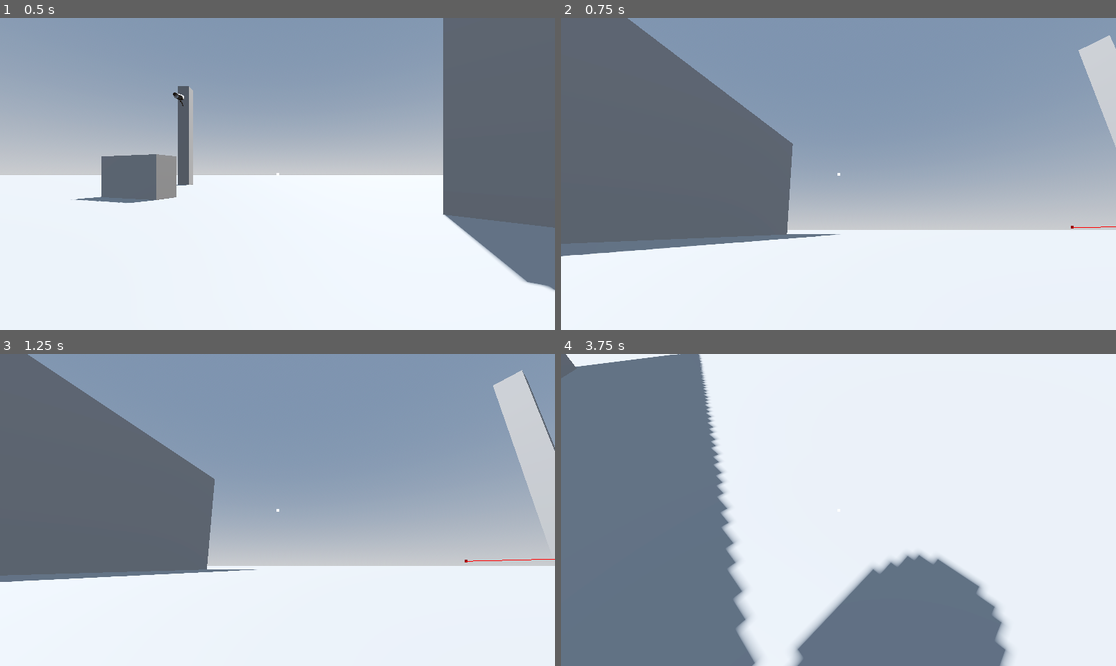
Above: before the commit, frames 1-4 (two rows, left to right).
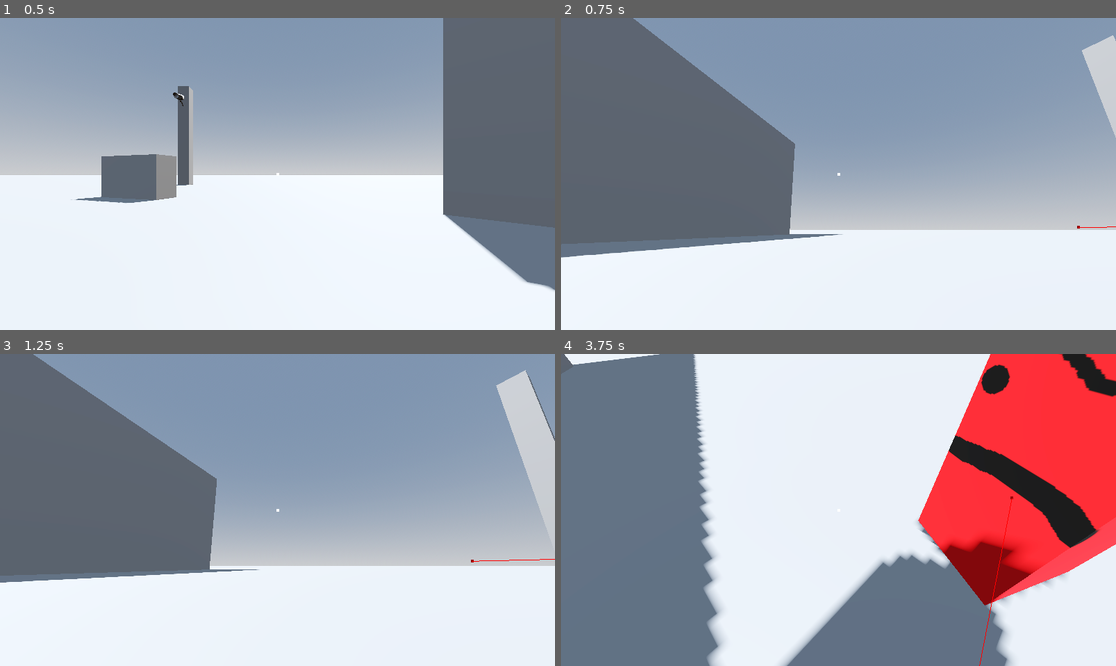
Above: after the commit, the same moments.

Repository: Rubix334/Extrica
Game: Godot game, scene res://level.tscn
Same seed, same stepped clock (60 frames per second), same inputs: the game is played once before the commit and once after it.
Inputs (mouse positions are in pixels of both pictures, inside the frame that each line leads up to):
- Up to frame 1 (0.5 s): no input
- Up to frame 2 (0.75 s): move the mouse to (960, 158) at 0.52 s; hold D (right) from 0.53 s (still down); hold Shift (sprint) from 0.53 s (still down); tap Ctrl (crouch) at 0.6 s
- Up to frame 3 (1.25 s): keep holding D (right); keep holding Shift (sprint)
- Up to frame 4 (3.75 s): move the mouse to (727, 525) at 1.27 s; release D (right) at 1.28 s; release Shift (sprint) at 1.28 s; hold S (back) 1.28-2.03 s; tap Shift (sprint) at 1.35 s; tap Ctrl (crouch) at 1.55, 2.1, 3.05 s; move the mouse to (894, 441) at 2.02 s; hold D (right) 2.03-2.78 s; hold Shift (sprint) 2.03-2.78 s; move the mouse to (810, 572) at 2.77 s; hold W (forward) 2.78-3.53 s; tap Q (hack) at 2.85 s; move the mouse to (1005, 556) at 3.52 s; hold A (left) from 3.53 s (still down); hold Shift (sprint) from 3.53 s (still down)

Frame 1 is identical in both runs. In frame 2, 0.8% of the frame differs, in the area x 0-100%, y 0-77%; in frame 3, 1.0%; in frame 4, 27%, in the area x 0-100%, y 0-100%.

Commit message:
small fixes and attempting to complete a caught sequence

Diff:
--- a/Extrica/enemy.gd
+++ b/Extrica/enemy.gd
@@ -1,4 +1,5 @@
 extends CharacterBody3D
+class_name Enemy
 
 @onready var agent: NavigationAgent3D = $NavigationAgent3D
 @onready var vision_ray: RayCast3D = $RayCast3D
@@ -10,7 +11,7 @@
 @export var player:Player
 @export var patrol_points: Array[Node3D] = []
 @export var speed_walk: float = 1.7
-@export var speed_run: float = 3.0
+@export var speed_run: float = 8.5
 @export var attack_range: float = 2.0
 @export var investigate_wait_time: float = 4.0
 @export var patrol_wait_time: float = 3.0
@@ -33,6 +34,8 @@
 var target: Node3D
 var gravity: float = ProjectSettings.get_setting("physics/3d/default_gravity")
 var update_timer := 0.0
+
+#signal caughtPlayer
 
 # --------------------
 # READY
@@ -120,6 +123,8 @@
 	#anim.play("Attack")
 	#await anim.animation_finished
 	# TODO: handle player capture
+	print("attacking")
+	Global.emit_signal("playerCaught")
 	_enter_state(State.CHASE)
 
 func _state_return(delta: float) -> void:
--- a/Extrica/global.gd
+++ b/Extrica/global.gd
@@ -2,7 +2,8 @@
 
 var spotted := 0
 
-
+signal playerCaught
+var catcher : Enemy
 
 func load_file_to_array(path: String) -> Array:
 	var content_array = []
@@ -36,3 +37,6 @@
 			file_name = dir.get_next()
 
 	return streams
+
+func get_catcher():
+	return catcher
--- a/Extrica/level.tscn
+++ b/Extrica/level.tscn
@@ -35,6 +35,8 @@
 
 [node name="Player" parent="." unique_id=277564241 instance=ExtResource("1_u52ul")]
 transform = Transform3D(1, 0, 0, 0, 1, 0, 0, 0, 1, 0, 2.1329927, 0)
+SPEED = 5.0
+camera_sens = 50
 
 [node name="Camera3D" type="Camera3D" parent="." unique_id=565244860]
 transform = Transform3D(0.1716014, 0.30142975, -0.9379195, 0.0028882562, 0.95188355, 0.306446, 0.9851621, -0.05529552, 0.16247396, -19.38591, 11.244355, 0)
--- a/Extrica/player.gd
+++ b/Extrica/player.gd
@@ -1,9 +1,9 @@
 extends CharacterBody3D
 class_name Player
 
-@export var SPEED = 5.0
+@export var SPEED := 5.0
 var speed = SPEED
-var S_SPEED = SPEED * 2
+var S_SPEED = (SPEED * 2)-2
 var C_SPEED = SPEED / 2
 @export var camera_sens = 50
 
@@ -14,7 +14,7 @@
 @onready var animation_player: AnimationPlayer = $AnimationPlayer
 @onready var player_audio: AudioStreamPlayer3D = $PlayerAudio
 
-
+var accepting_input = true
 
 var look_dir : Vector2
 var cap_mouse = false
@@ -25,42 +25,20 @@
 
 signal looking_at_cam
 signal not_looking_at_cam
+#func _ready() -> void:
+	#Global.connect("playerCaught",caught)
 
 func _physics_process(delta: float) -> void:
-
+	#cam switch
 	if _check_for_cam():
 		#print("looking at camera")
 		emit_signal("looking_at_cam")
 	else:
 		emit_signal("not_looking_at_cam")
 
-	##sprinting
-	if not crouched:
-		if Input.is_action_pressed("sprint"):
-			SPEED = S_SPEED
-			sprinting = true
-		if Input.is_action_just_released("sprint"):
-			SPEED = speed
-			sprinting = false
-
 	# Add the gravity.
 	if not is_on_floor():
 		velocity += get_gravity() * delta
-
-	# Get the input direction and handle the movement/deceleration.
-	var input_dir := Input.get_vector("left", "right", "forward", "back")
-	var direction := (transform.basis * Vector3(input_dir.x, 0, input_dir.y)).normalized()
-	if direction:
-		velocity.x = direction.x * SPEED
-		velocity.z = direction.z * SPEED
-		player_audio.process_mode = Node.PROCESS_MODE_INHERIT
-		if camera.current:
-			head_bob()
-
-	else:
-		player_audio.process_mode = Node.PROCESS_MODE_DISABLED
-		velocity.x = move_toward(velocity.x, 0, SPEED)
-		velocity.z = move_toward(velocity.z, 0, SPEED)
 
 	##remove cursor
 	if Input.is_action_just_pressed("pause"):
@@ -70,15 +48,41 @@
 			Input.set_mouse_mode(Input.MOUSE_MODE_CAPTURED)
 		else:
 			Input.set_mouse_mode(Input.MOUSE_MODE_VISIBLE)
+	if accepting_input:
+		##sprinting
+		if not crouched:
+			if Input.is_action_pressed("sprint"):
+				SPEED = S_SPEED
+				sprinting = true
+			if Input.is_action_just_released("sprint"):
+				SPEED = speed
+				sprinting = false
 
-	#only move when in player POV
-	if camera.current:
-		crouch()
-		_rotate_camera(delta)
-		move_and_slide()
-		$Crosshair.visible = true
-	else:
-		$Crosshair.visible = false
+
+
+		# Get the input direction and handle the movement/deceleration.
+		var input_dir := Input.get_vector("left", "right", "forward", "back")
+		var direction := (transform.basis * Vector3(input_dir.x, 0, input_dir.y)).normalized()
+		if direction:
+			velocity.x = direction.x * SPEED
+			velocity.z = direction.z * SPEED
+			player_audio.process_mode = Node.PROCESS_MODE_INHERIT
+			if camera.current:
+				head_bob()
+
+		else:
+			player_audio.process_mode = Node.PROCESS_MODE_DISABLED
+			velocity.x = move_toward(velocity.x, 0, SPEED)
+			velocity.z = move_toward(velocity.z, 0, SPEED)
+
+		#only move when in player POV
+		if camera.current:
+			crouch()
+			_rotate_camera(delta)
+			move_and_slide()
+			$Crosshair.visible = true
+		else:
+			$Crosshair.visible = false
 
 func _input(event: InputEvent) -> void:
 	if event is InputEventMouseMotion:
--- a/Extrica/player_audio.gd
+++ b/Extrica/player_audio.gd
@@ -5,14 +5,17 @@
 
 func _ready():
 	self.finished.connect(_on_finished)
-	if get_parent().sprinting:
-		audio_speed = 0.05
-	else:
-		audio_speed = 0.3
+
 	play_next()
 
 func play_next():
 	if current_track < footsteps.size():
+		if get_parent().sprinting and not get_parent().crouched:
+			audio_speed = 0.1
+		elif get_parent().crouched:
+			audio_speed = 0.5
+		else:
+			audio_speed = 0.3
 		await get_tree().create_timer(audio_speed).timeout
 		var rand = randf_range(0,footsteps.size())
 		stream = footsteps[rand]
